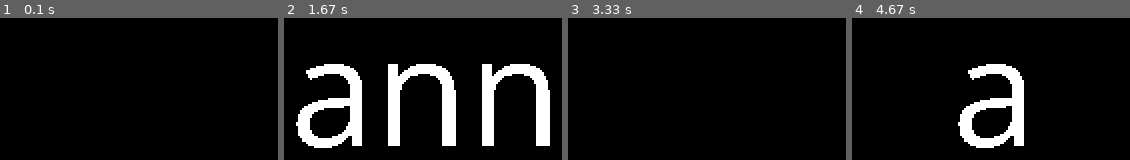
Above: before the commit, frames 1-4 (left to right).
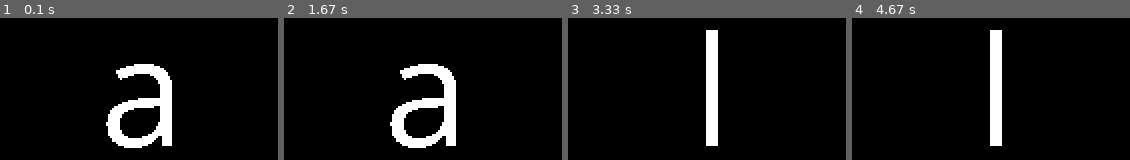
Above: after the commit, the same moments.

Repository: FYP-EEG/EEG
Game: pygame game, started from EEG/data_record.py
The game is run twice, just before and just after one commit, with the same random seed, the same clock (stepped at 60 frames per second) and the same inputs.
Inputs:
- Up to frame 1 (0.1 s): no input
- Up to frame 2 (1.67 s): type "ann" at 0.33 s; tap Enter at 0.67 s
- Up to frame 3 (3.33 s): no input
- Up to frame 4 (4.67 s): type "a" at 3.73 s; tap Enter at 3.87 s

The runs differ from the first frame. In frame 1, 6.5% of the frame differs, in the area x 38-62%, y 32-92%; in frame 2, 18%, in the area x 4-96%, y 32-92%; in frame 3, 3.5%; in frame 4, 8.2%.

Commit message:
added random array of char in data_record

Diff:
--- a/EEG/data_record.py
+++ b/EEG/data_record.py
@@ -7,7 +7,10 @@
 import pygame
 #import constants for easier access to key events
 from pygame.locals import *
+import random
+import string
 
+#init fields
 ##game
 pygame.init()
 pygame.font.init()
@@ -24,32 +27,91 @@
 count = 0
 show_text = False
 allow_input = True
+buffer = False
+buffer_time = 1
+show_time = 2
+cycle_start = 0
+buffer_start = 0
+##random character list
+###length = 0 to manual input
+length = 10
+arr = random.choices(string.ascii_letters + string.digits, k=length)
 
-#game loop
+##game loop
 run = True
 win.fill((0,0,0))
+
+#for logging, start_time set only when end
+#phase = start/end
+#type = buffer/cycle
+def log(phase, type, current_time, count, start_time=-1):
+    if phase == "start":
+        print(f"Starting {count} {type} at {current_time//1000}s")
+    elif phase == "end" and start_time != -1:
+        print(f"Finished {count} {type} at {current_time//1000}s in {(current_time-start_time)//1000}s")
+
+
+if arr:
+    print(arr)
+    allow_input = False
+    # send start marker of show
+    show = arr.pop(0)
+    count += 1
+    show_text = True
+
+    cycle_start = pygame.time.get_ticks()
+    log("start", "cycle", cycle_start, count)
+    display_time = cycle_start + (show_time * 1000)
 
 while run:
     current_time = pygame.time.get_ticks()
     for e in pygame.event.get():
         if e.type == QUIT or (e.type == KEYDOWN and e.key == K_ESCAPE):
             run = False
-        elif e.type == KEYDOWN:
+        elif e.type == KEYDOWN and not arr:
+            #if key pressed is not enter, key is alphanumeric, input is allowed and arr is empty
             if e.key != K_RETURN and e.unicode.isalnum() and allow_input:
                 show += e.unicode
-            elif e.key == K_RETURN and show and allow_input:
+                print(f"\rKeyboard: {show: <20}", end='', flush=True)
+            elif e.key == K_BACKSPACE and allow_input:
+                show = show[:-1]
+                print(f"\rKeyboard: {show: <20}", end='', flush=True)
+            elif e.key == (K_RETURN or K_KP_ENTER) and show and allow_input:
+                print()
+                #send start marker of show
                 allow_input = False
                 count += 1
-                print(f"Starting {count} cycle")
                 show_text = True
-                display_time = current_time + 2000
 
+                cycle_start = current_time
+                log("start", "cycle", current_time=current_time, count=count)
+                display_time = current_time + show_time*1000
+
+    if length != 0 and not arr:
+        run = False
+
+    #showing text but passed display_time(2s)
     if show_text and current_time >= display_time:
+        #send end marker of show
         print(show)
-        print(f"Finished {count} cycle")
+        log("end", "cycle",current_time=current_time, count=count, start_time=cycle_start)
+        show_text = False
+        buffer = True
+        buffer_start = current_time
+        display_time = current_time + buffer_time*1000
+
+    elif buffer and current_time >= display_time:
+        buffer = False
+        allow_input = True
         show = ""
-        show_text = False
-        allow_input = True
+        log("end", "buffer", current_time=current_time, count=count, start_time=buffer_start)
+        if arr:
+            show = arr.pop(0)
+            count += 1
+            show_text = True
+            cycle_start = current_time
+            log("start", "cycle", current_time, count)
+            display_time = current_time + (show_time * 1000)
 
     if show_text:
         text_surface = my_font.render(show, False, (255, 255, 255))
Not shown, added: devlog-anson/2026-7-12.md
